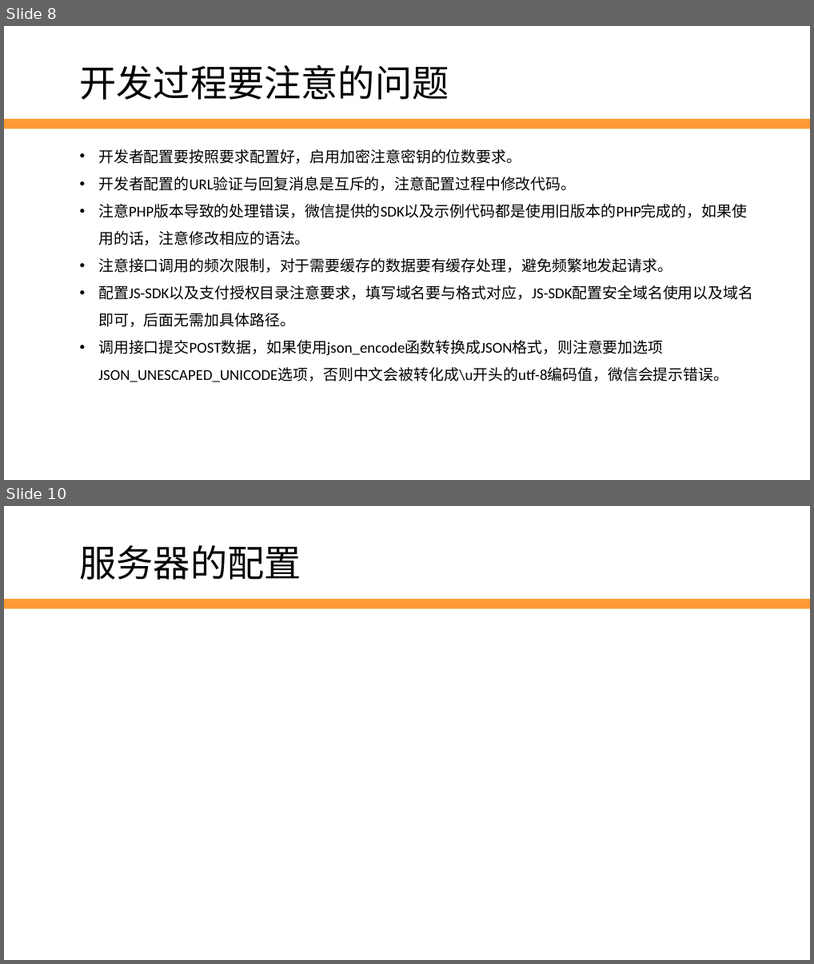
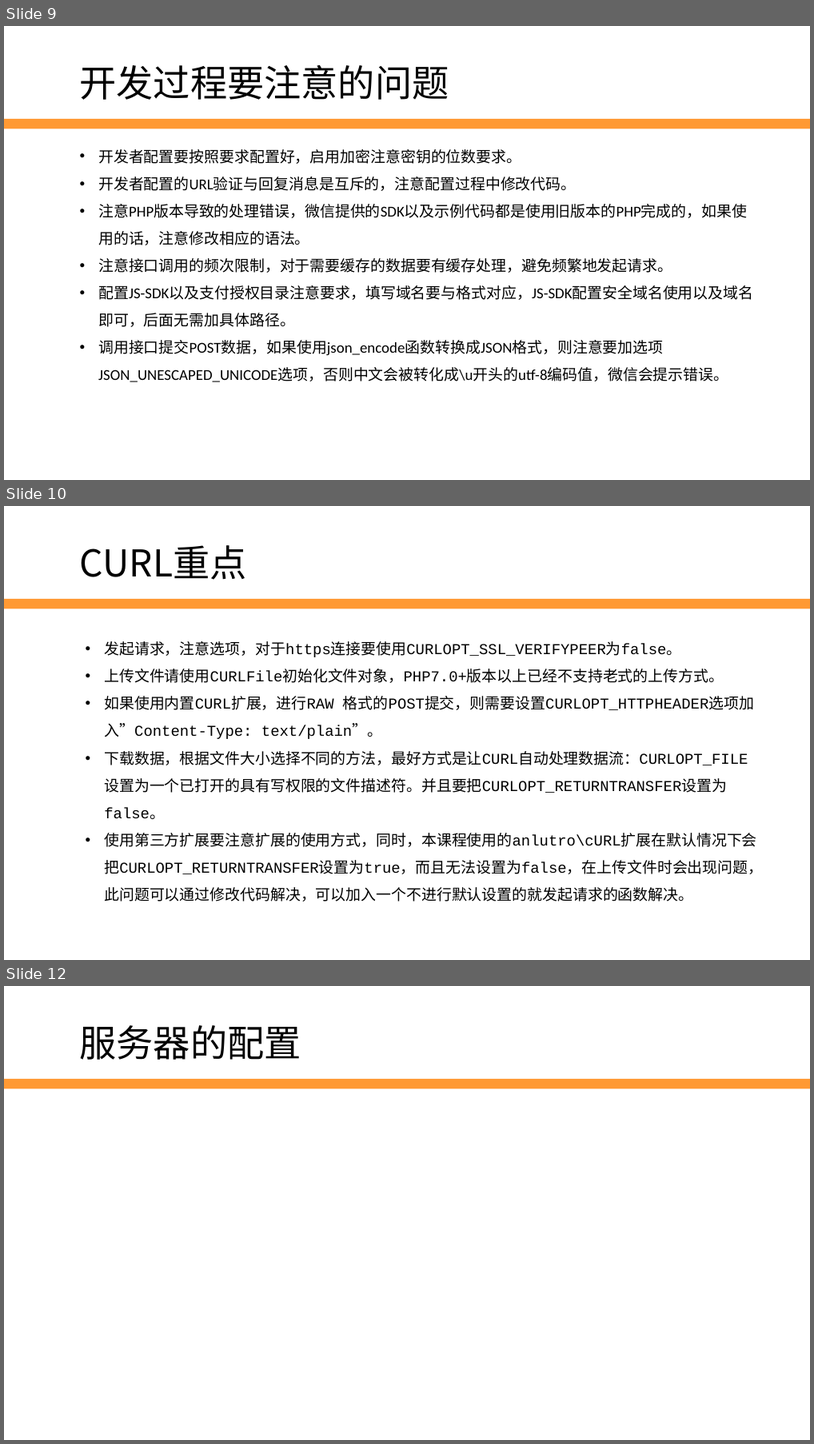
Before and after one commit to edu2act/2017-2018_1st_Wechat_Web_Programming, a slide deck: 课程ppt/第12讲 复习总结.pptx. Shown one above the other, each under a label of ours: slides 8 and 10 before the commit, slides 9, 10 and 12 after it; the slides between them are not shown. The pictures are 814x964 and 814x1444 pixels, drawn with LibreOffice and Linux fonts; fonts in the diff are those of the drawing; background and template pictures are left out. Boxes give left, top, right and bottom in pixels: in the first picture for what was removed or moved away, otherwise in the second. Text is boxed around its words. In the diff, an @@ line names an element or a change of style, - is before the commit and + after.

```diff
--- a/课程ppt/第12讲 复习总结.pptx
+++ b/课程ppt/第12讲 复习总结.pptx
@@ slide 10 added at <box>4,506,810,960</box>, background #FFFFFF; not listed: 1 template element that a slide beside it also shows @@
@@ text added at <box>80,545,247,580</box>, 44 pt, text #000000 @@
+CURL重点
@@ text added at <box>104,641,763,901</box>, 18 pt, text #000000 @@
+• 发起请求，注意选项，对于https连接要使用CURLOPT_SSL_VERIFYPEER为false。
+• 上传文件请使用CURLFile初始化文件对象，PHP7.0+版本以上已经不支持老式的上传方式。
+• 如果使用内置CURL扩展，进行RAW 格式的POST提交，则需要设置CURLOPT_HTTPHEADER选项加入”Content-Type: text/plain”。
+• 下载数据，根据文件大小选择不同的方法，最好方式是让CURL自动处理数据流：CURLOPT_FILE设置为一个已打开的具有写权限的文件描述符。并且要把CURLOPT_RETURNTRANSFER设置为false。
+• 使用第三方扩展要注意扩展的使用方式，同时，本课程使用的anlutro\cURL扩展在默认情况下会把CURLOPT_RETURNTRANSFER设置为true，而且无法设置为false，在上传文件时会出现问题，此问题可以通过修改代码解决，可以加入一个不进行默认设置的就发起请求的函数解决。
@@ what was slide 8 is now slide 9 @@
@@ what was slide 10 is now slide 12 @@
```
Also in this commit, not shown: 5 slides changed, 2 other slides added, 2 slides removed, 2 other files.
